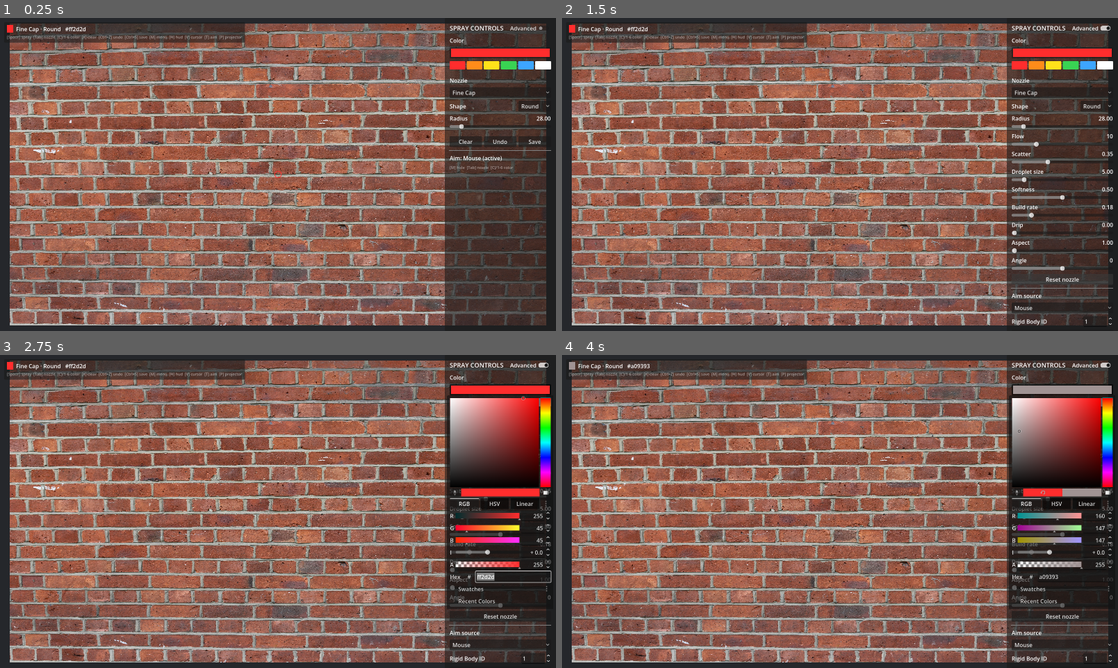
Above: before the commit, frames 1-4 (two rows, left to right).
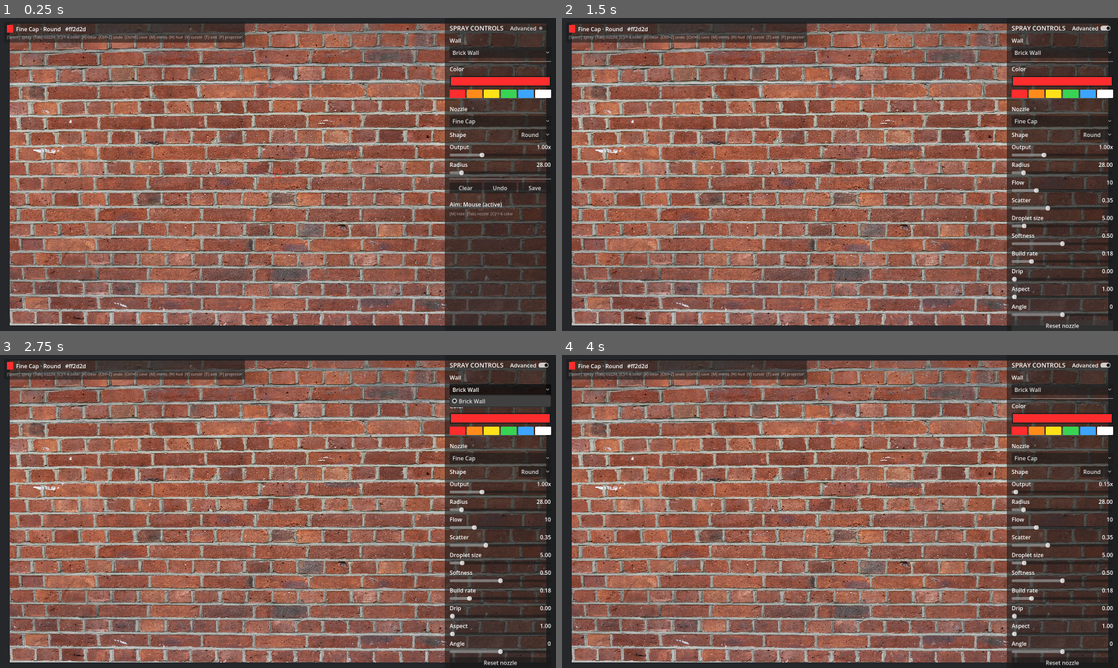
Above: after the commit, the same moments.

Repository: skynab/Brick-Wall-Spray-Paint
Game: Godot game, scene res://main.tscn
The game is run twice, just before and just after one commit, with the same random seed, the same clock (stepped at 60 frames per second) and the same inputs.
Inputs (mouse positions are in pixels of both pictures, inside the frame that each line leads up to):
- Up to frame 1 (0.25 s): no input
- Up to frame 2 (1.5 s): click "Advanced" at 0.5 s; click "Reset nozzle" at 1.25 s
- Up to frame 3 (2.75 s): click (500, 389) at 2 s, where only the run after the commit has a clickable "Brick Wall"
- Up to frame 4 (4 s): click (1017, 492) at 2.77 s; click (1017, 430) at 3.52 s

The runs differ from the first frame. In frame 1, 4.4% of the frame differs, in the area x 80-100%, y 6-64%; in frame 2, 6.3%; in frame 3, 13%; in frame 4, 13%, in the area x 1-100%, y 2-100%.

Commit message:
Limited background features

Diff:
--- a/scripts/app.gd
+++ b/scripts/app.gd
@@ -31,6 +31,14 @@
 # Proximity auto-spray trigger.
 var _proximity_enabled := false
 var _proximity_threshold := AppConfig.PROXIMITY_DEFAULT_THRESHOLD
+
+# Wall clearing.
+##   MANUAL — only clears on the Clear button / [X].
+##   TIMER  — also auto-clears every `_clear_interval` seconds.
+enum ClearMode { MANUAL, TIMER }
+var _clear_mode := ClearMode.MANUAL
+var _clear_interval := 100.0
+var _clear_elapsed := 0.0
 
 
 func _ready() -> void:
@@ -50,7 +58,12 @@
 		_menu.aim_asset_id_changed.connect(_on_asset_id_changed)
 		_menu.proximity_toggled.connect(func(on): _proximity_enabled = on)
 		_menu.proximity_threshold_changed.connect(func(v): _proximity_threshold = v)
+		_menu.clear_mode_changed.connect(_on_clear_mode_changed)
+		_menu.clear_interval_changed.connect(func(v): _clear_interval = v)
+		_menu.wall_selected.connect(_on_wall_selected)
+		_menu.vignette_changed.connect(_on_vignette_changed)
 		_menu.set_aim_sources(_aim_labels(), _aim_index)
+		_populate_walls()
 	_update_aim_status()
 	_report_state()
 
@@ -77,10 +90,11 @@
 	return _aim_sources[_aim_index]
 
 
-func _process(_delta: float) -> void:
+func _process(delta: float) -> void:
 	_handle_actions()
 	_handle_spray()
 	_update_cursor()
+	_update_clear_timer(delta)
 	# Keep the tracker's connection state visible while it's the active source.
 	if _active_aim() == _tracker:
 		_update_aim_status()
@@ -209,9 +223,64 @@
 
 
 func _on_menu_clear() -> void:
+	_clear_wall("Wall cleared")
+
+
+# --- Wall background --------------------------------------------------------
+
+func _populate_walls() -> void:
+	if _menu == null or _wall == null:
+		return
+	var walls := WallLibrary.list_walls()
+	var current := 0
+	var active := _wall.current_brick_path()
+	for i in walls.size():
+		if String(walls[i].get("path", "")) == active:
+			current = i
+			break
+	_menu.set_walls(walls, current)
+
+
+func _on_wall_selected(path: String) -> void:
+	if _wall != null:
+		_wall.set_brick_texture(path)
+		print("Wall -> %s" % path)
+
+
+func _on_vignette_changed(strength: float, extent: float, softness: float) -> void:
+	if _wall != null:
+		_wall.set_vignette(strength, extent, softness)
+
+
+## Clear the wall, snapshotting first so it can be undone, and reset the
+## auto-clear countdown so a manual clear restarts the timer.
+func _clear_wall(reason: String) -> void:
+	if _paint == null:
+		return
 	_push_undo()
 	_paint.clear()
-	print("Wall cleared")
+	_clear_elapsed = 0.0
+	print(reason)
+
+
+# --- Auto-clear timer -------------------------------------------------------
+
+func _on_clear_mode_changed(mode: int) -> void:
+	_clear_mode = mode as ClearMode
+	_clear_elapsed = 0.0
+	if _menu != null and _clear_mode == ClearMode.MANUAL:
+		_menu.set_clear_status("")
+
+
+func _update_clear_timer(delta: float) -> void:
+	if _paint == null or _clear_mode != ClearMode.TIMER:
+		return
+	_clear_elapsed += delta
+	if _clear_elapsed >= _clear_interval:
+		_clear_wall("Auto-cleared (timer)")
+	if _menu != null:
+		var remaining := maxf(0.0, _clear_interval - _clear_elapsed)
+		_menu.set_clear_status("Clears in %ds" % int(ceil(remaining)))
 
 
 func _sync_menu() -> void:
--- a/scripts/config.gd
+++ b/scripts/config.gd
@@ -10,6 +10,14 @@
 # --- Spray feathering ---
 ## Normalized cone distance where droplet opacity starts fading toward the rim.
 const SPRAY_EDGE_START := 0.65
+
+# --- Vignette (darkens the brick toward the edges, under the paint) ---
+## Peak darkening at the corners, 0 = off. Off by default; the operator dials it in.
+const VIGNETTE_STRENGTH := 0.0
+## Normalized radius (0 = centre, 1 = corner) where darkening begins.
+const VIGNETTE_EXTENT := 0.7
+## Width of the fade from clear to full darkening.
+const VIGNETTE_SOFTNESS := 0.4
 
 # --- Drips ---
 const MAX_ACTIVE_DRIPS := 64
--- a/scripts/spray_tool.gd
+++ b/scripts/spray_tool.gd
@@ -31,6 +31,11 @@
 ## set to an arbitrary color from the menu's color picker.
 var active_color: Color = Color.WHITE
 
+## Master spray-rate multiplier ("how fast the paint comes out"), applied on top
+## of the active nozzle's flow. 1.0 = the nozzle's native rate. Global so it
+## persists across nozzle changes, like turning the can's pressure up or down.
+var output_rate: float = 1.0
+
 # Dwell tracking for heavy-buildup drips.
 var _last_center: Vector2 = Vector2.ZERO
 var _dwell: int = 0
@@ -95,8 +100,9 @@
 	var center := Vector2(center_uv.x * float(res.x - 1), center_uv.y * float(res.y - 1))
 	var spread := noz.radius_px * lerpf(0.15, 1.0, clampf(noz.scatter, 0.0, 1.0))
 	var rot := deg_to_rad(noz.angle)
-
-	for i in noz.flow:
+	var flow := maxi(1, int(round(noz.flow * output_rate)))
+
+	for i in flow:
 		# Shape the footprint in unit space, scale to the cone, then orient it.
 		var s := _sample_offset(noz.shape, maxf(noz.aspect, 1.0))
 		var off: Vector2 = s.pos
@@ -151,7 +157,7 @@
 ## Seed a drip when the spray lingers over one spot (heavy build-up). The drip
 ## starts at a random point inside the footprint so wide/line shapes drip across
 ## their whole width, not just from the centre.
-func _update_dwell_drips(paint_layer: PaintLayer, center: Vector2, center_uv: Vector2, col: Color, noz: Nozzle) -> void:
+func _update_dwell_drips(paint_layer: PaintLayer, center: Vector2, _center_uv: Vector2, col: Color, noz: Nozzle) -> void:
 	if center.distance_to(_last_center) < noz.radius_px * 0.5:
 		_dwell += 1
 	else:
--- a/scripts/ui/side_menu.gd
+++ b/scripts/ui/side_menu.gd
@@ -12,6 +12,10 @@
 ## Emitted when the menu changes the active nozzle or color, so the app can
 ## refresh other views (e.g. the HUD).
 signal tool_changed
+## Emitted when the user picks a different brick-wall background.
+signal wall_selected(path: String)
+## Emitted when any vignette control changes (carries all three current values).
+signal vignette_changed(strength: float, extent: float, softness: float)
 ## Emitted when the user picks a different aim source.
 signal aim_source_selected(index: int)
 ## Tracker controls.
@@ -19,6 +23,9 @@
 signal calibrate_requested
 signal proximity_toggled(enabled: bool)
 signal proximity_threshold_changed(value: float)
+## Wall auto-clear controls.
+signal clear_mode_changed(mode: int)
+signal clear_interval_changed(seconds: float)
 
 const PANEL_WIDTH := 320.0
 const SLIDE_TIME := 0.22
@@ -45,8 +52,16 @@
 
 var _panel: PanelContainer
 var _color_btn: ColorPickerButton
+var _wall_opt: OptionButton
+var _wall_paths: PackedStringArray = PackedStringArray()
 var _nozzle_opt: OptionButton
 var _shape_opt: OptionButton
+var _output_slider: HSlider
+var _output_label: Label
+var _clear_interval_label: Label
+var _clear_status: Label
+var _vig_sliders: Dictionary = {}       # key -> HSlider
+var _vig_labels: Dictionary = {}        # key -> Label
 var _aim_opt: OptionButton
 var _prox_value: Label
 var _status: Label
@@ -86,12 +101,35 @@
 	_color_btn.color = _spray.current_color()
 	if _shape_opt != null:
 		_shape_opt.select(int(_spray.current_nozzle().shape))
+	if _output_slider != null:
+		_output_slider.set_value_no_signal(_spray.output_rate)
+		_output_label.text = "%.2fx" % _spray.output_rate
 	_sync_sliders()
 
 
 func set_status(text: String) -> void:
 	if _status != null:
 		_status.text = text
+
+
+## Update the auto-clear countdown line (driven by the app each frame).
+func set_clear_status(text: String) -> void:
+	if _clear_status != null:
+		_clear_status.text = text
+
+
+## Populate the wall-background dropdown. `walls` is an ordered list of
+## { name, path } dictionaries (from WallLibrary); `current` is the selected row.
+func set_walls(walls: Array, current: int) -> void:
+	if _wall_opt == null:
+		return
+	_wall_opt.clear()
+	_wall_paths = PackedStringArray()
+	for w in walls:
+		_wall_opt.add_item(String(w.get("name", "Wall")))
+		_wall_paths.append(String(w.get("path", "")))
+	if current >= 0 and current < _wall_paths.size():
+		_wall_opt.select(current)
 
 
 ## Populate the aim-source dropdown and select the active one.
@@ -156,6 +194,14 @@
 	title_row.add_child(_advanced_check)
 	vbox.add_child(title_row)
 
+	# Wall background section (Simple)
+	vbox.add_child(_make_label("Wall"))
+	_wall_opt = OptionButton.new()
+	_wall_opt.item_selected.connect(_on_wall_selected)
+	vbox.add_child(_wall_opt)
+
+	vbox.add_child(HSeparator.new())
+
 	# Color section (Simple)
 	vbox.add_child(_make_label("Color"))
 	_color_btn = ColorPickerButton.new()
@@ -184,6 +230,25 @@
 	shape_row.add_child(_shape_opt)
 	vbox.add_child(shape_row)
 
+	# Output rate (Simple): master "how fast the paint comes out" multiplier.
+	var out_box := VBoxContainer.new()
+	var out_header := HBoxContainer.new()
+	var out_name := Label.new()
+	out_name.text = "Output"
+	out_name.size_flags_horizontal = Control.SIZE_EXPAND_FILL
+	_output_label = Label.new()
+	_output_label.horizontal_alignment = HORIZONTAL_ALIGNMENT_RIGHT
+	out_header.add_child(out_name)
+	out_header.add_child(_output_label)
+	out_box.add_child(out_header)
+	_output_slider = HSlider.new()
+	_output_slider.min_value = 0.1
+	_output_slider.max_value = 3.0
+	_output_slider.step = 0.05
+	_output_slider.value_changed.connect(_on_output_changed)
+	out_box.add_child(_output_slider)
+	vbox.add_child(out_box)
+
 	for spec in SLIDER_SPECS:
 		var row := _make_slider_row(spec)
 		vbox.add_child(row)
@@ -194,6 +259,16 @@
 	var reset_btn := _make_action_button("Reset nozzle", _on_reset_pressed)
 	vbox.add_child(reset_btn)
 	_advanced_nodes.append(reset_btn)
+
+	# Auto-clear section (Advanced).
+	var clear_box := _build_clear_section()
+	vbox.add_child(clear_box)
+	_advanced_nodes.append(clear_box)
+
+	# Vignette section (Advanced).
+	var vig_box := _build_vignette_section()
+	vbox.add_child(vig_box)
+	_advanced_nodes.append(vig_box)
 
 	# Aim source + tracker section (Advanced).
 	var tracker_box := _build_tracker_section()
@@ -220,6 +295,89 @@
 	hint.add_theme_font_size_override("font_size", 11)
 	hint.modulate = Color(1, 1, 1, 0.5)
 	vbox.add_child(hint)
+
+
+## Build the wall auto-clear block (mode + interval + countdown).
+func _build_clear_section() -> VBoxContainer:
+	var box := VBoxContainer.new()
+	box.add_theme_constant_override("separation", 6)
+
+	box.add_child(HSeparator.new())
+	box.add_child(_make_label("Auto-clear"))
+
+	var mode_opt := OptionButton.new()
+	mode_opt.add_item("Manual")   # index 0 -> ClearMode.MANUAL
+	mode_opt.add_item("Timer")    # index 1 -> ClearMode.TIMER
+	mode_opt.item_selected.connect(func(i): clear_mode_changed.emit(i))
+	box.add_child(mode_opt)
+
+	var int_header := HBoxContainer.new()
+	var int_name := Label.new()
+	int_name.text = "Interval"
+	int_name.size_flags_horizontal = Control.SIZE_EXPAND_FILL
+	_clear_interval_label = Label.new()
+	_clear_interval_label.horizontal_alignment = HORIZONTAL_ALIGNMENT_RIGHT
+	_clear_interval_label.text = "100s"
+	int_header.add_child(int_name)
+	int_header.add_child(_clear_interval_label)
+	box.add_child(int_header)
+
+	var int_slider := HSlider.new()
+	int_slider.min_value = 10.0
+	int_slider.max_value = 600.0
+	int_slider.step = 5.0
+	int_slider.value = 100.0
+	int_slider.value_changed.connect(_on_clear_interval_changed)
+	box.add_child(int_slider)
+
+	_clear_status = _make_label("")
+	_clear_status.modulate = Color(1, 1, 1, 0.6)
+	box.add_child(_clear_status)
+
+	return box
+
+
+## Build the vignette block (strength / extent / softness), darkening the brick
+## toward the edges. (property key, label, min, max, step, default)
+## Defaults mirror AppConfig.VIGNETTE_* (kept as literals so this stays a const).
+const VIGNETTE_SPECS := [
+	["strength", "Strength", 0.0, 1.0, 0.01, 0.0],
+	["extent", "Extent", 0.0, 1.2, 0.01, 0.7],
+	["softness", "Softness", 0.01, 1.0, 0.01, 0.4],
+]
+
+
+func _build_vignette_section() -> VBoxContainer:
+	var box := VBoxContainer.new()
+	box.add_theme_constant_override("separation", 6)
+	box.add_child(HSeparator.new())
+	box.add_child(_make_label("Vignette"))
+
+	for spec in VIGNETTE_SPECS:
+		var key: String = spec[0]
+		var header := HBoxContainer.new()
+		var name_label := Label.new()
+		name_label.text = String(spec[1])
+		name_label.size_flags_horizontal = Control.SIZE_EXPAND_FILL
+		var value_label := Label.new()
+		value_label.horizontal_alignment = HORIZONTAL_ALIGNMENT_RIGHT
+		value_label.text = "%.2f" % float(spec[5])
+		header.add_child(name_label)
+		header.add_child(value_label)
+		box.add_child(header)
+
+		var slider := HSlider.new()
+		slider.min_value = spec[2]
+		slider.max_value = spec[3]
+		slider.step = spec[4]
+		slider.value = spec[5]
+		slider.value_changed.connect(_on_vignette_changed)
+		box.add_child(slider)
+
+		_vig_sliders[key] = slider
+		_vig_labels[key] = value_label
+
+	return box
 
 
 ## Build the aim-source / OptiTrack block as one collapsible container.
@@ -410,8 +568,32 @@
 func _on_shape_selected(idx: int) -> void:
 	if _spray == null:
 		return
-	_spray.current_nozzle().shape = idx
+	_spray.current_nozzle().shape = idx as Nozzle.Shape
 	tool_changed.emit()
+
+
+func _on_output_changed(v: float) -> void:
+	if _spray != null:
+		_spray.output_rate = v
+	if _output_label != null:
+		_output_label.text = "%.2fx" % v
+
+
+func _on_clear_interval_changed(v: float) -> void:
+	if _clear_interval_label != null:
+		_clear_interval_label.text = "%ds" % int(v)
+	clear_interval_changed.emit(v)
+
+
+func _on_vignette_changed(_v: float) -> void:
+	for key in _vig_sliders.keys():
+		var label: Label = _vig_labels[key]
+		label.text = "%.2f" % float(_vig_sliders[key].value)
+	vignette_changed.emit(
+		float(_vig_sliders["strength"].value),
+		float(_vig_sliders["extent"].value),
+		float(_vig_sliders["softness"].value),
+	)
 
 
 func _on_reset_pressed() -> void:
@@ -426,6 +608,11 @@
 	_advanced = on
 	_apply_advanced_visibility()
 	_save_prefs()
+
+
+func _on_wall_selected(idx: int) -> void:
+	if idx >= 0 and idx < _wall_paths.size():
+		wall_selected.emit(_wall_paths[idx])
 
 
 func _on_aim_selected(idx: int) -> void:
--- a/scripts/wall.gd
+++ b/scripts/wall.gd
@@ -20,6 +20,9 @@
 var _mesh: MeshInstance3D
 var _quad_size: Vector2 = Vector2.ONE
 var _paint: PaintLayer
+var _material: ShaderMaterial
+## Path of the brick image currently shown (selectable at runtime).
+var _brick_path: String = BRICK_TEXTURE_PATH
 
 
 func _ready() -> void:
@@ -38,14 +41,12 @@
 	_paint.setup(paint_resolution)
 
 	# Composite brick + paint via the wall shader.
-	var brick_tex := load(BRICK_TEXTURE_PATH)
-	if brick_tex == null:
-		push_warning("Brick texture not found at %s — open the project in the editor once so it imports." % BRICK_TEXTURE_PATH)
-	var mat := ShaderMaterial.new()
-	mat.shader = load(WALL_SHADER_PATH)
-	mat.set_shader_parameter("brick_tex", brick_tex)
-	mat.set_shader_parameter("paint_tex", _paint.texture)
-	_mesh.material_override = mat
+	_material = ShaderMaterial.new()
+	_material.shader = load(WALL_SHADER_PATH)
+	_material.set_shader_parameter("paint_tex", _paint.texture)
+	_mesh.material_override = _material
+	set_brick_texture(_brick_path)
+	set_vignette(AppConfig.VIGNETTE_STRENGTH, AppConfig.VIGNETTE_EXTENT, AppConfig.VIGNETTE_SOFTNESS)
 
 
 ## The paint accumulation layer for this wall.
@@ -53,13 +54,63 @@
 	return _paint
 
 
+## Swap the brick background image at runtime. Paint is unaffected (it lives in
+## a separate layer composited on top). `path` may be an imported res:// resource
+## or an absolute file path (external image loaded at runtime).
+func set_brick_texture(path: String) -> void:
+	var tex := _load_texture(path)
+	if tex == null:
+		push_warning("Could not load brick texture at %s" % path)
+		return
+	_brick_path = path
+	if _material != null:
+		_material.set_shader_parameter("brick_tex", tex)
+
+
+## Path of the brick image currently displayed.
+func current_brick_path() -> String:
+	return _brick_path
+
+
+## Set the vignette that darkens the brick toward the edges (under the paint).
+##   strength : peak corner darkening, 0 = off.
+##   extent   : normalized radius (0 centre .. 1 corner) where the fade begins.
+##   softness : width of the fade.
+func set_vignette(strength: float, extent: float, softness: float) -> void:
+	if _material == null:
+		return
+	_material.set_shader_parameter("vignette_strength", strength)
+	_material.set_shader_parameter("vignette_extent", extent)
+	_material.set_shader_parameter("vignette_softness", maxf(0.01, softness))
+
+
+func _is_resource_path(path: String) -> bool:
+	return path.begins_with("res://") or path.begins_with("user://")
+
+
+func _load_texture(path: String) -> Texture2D:
+	if _is_resource_path(path):
+		return load(path) as Texture2D
+	# External file beside the .exe: not imported, so load the raw image.
+	var img := Image.load_from_file(path)
+	if img == null:
+		return null
+	return ImageTexture.create_from_image(img)
+
+
+## The current brick image as an Image (for compositing / saving).
+func _brick_image() -> Image:
+	if _is_resource_path(_brick_path):
+		var t := load(_brick_path) as Texture2D
+		return t.get_image() if t != null else null
+	return Image.load_from_file(_brick_path)
+
+
 ## Build a flattened image of the wall as displayed: brick photo with the paint
 ## composited on top, at the paint resolution. Used for "save PNG".
 func composite_to_image() -> Image:
-	var brick_tex := load(BRICK_TEXTURE_PATH) as Texture2D
-	var img: Image
-	if brick_tex != null:
-		img = brick_tex.get_image()
+	var img := _brick_image()
+	if img != null:
 		img.resize(paint_resolution.x, paint_resolution.y)
 		img.convert(Image.FORMAT_RGBA8)
 	else:
--- /dev/null
+++ b/scripts/wall_library.gd
@@ -0,0 +1,78 @@
+extends RefCounted
+class_name WallLibrary
+
+## Discovers the available brick-wall background images. Designed to be reliable
+## in an exported .exe, where listing res:// at runtime does NOT work.
+##
+## Three sources, in display order:
+##   1. The built-in default (res://assets/brick_wall.jpg) — always present.
+##   2. Bundled extras — compiled into BUNDLED_WALLS so they survive export.
+##      (In the editor we also auto-discover res://assets/walls/ for convenience.)
+##   3. External images — a "walls" folder placed next to the executable, scanned
+##      and loaded at runtime. This is the drop-in path for an exported build:
+##      add images beside the .exe, no rebuild needed.
+
+const DEFAULT_WALL := "res://assets/brick_wall.jpg"
+const BUNDLED_DIR := "res://assets/walls"
+## Extra images shipped inside the build. Add a line here whenever a new image
+## is committed to assets/walls/ so it appears in exported builds too.
+const BUNDLED_WALLS: Array[String] = [
+]
+const IMAGE_EXTS := ["jpg", "jpeg", "png", "webp"]
+
+
+## Absolute path of the external drop-in folder next to the executable.
+static func external_dir() -> String:
+	return OS.get_executable_path().get_base_dir().path_join("walls")
+
+
+## Ordered list of selectable walls as { name, path } dictionaries. Paths that
+## start with res:// are imported resources; anything else is an absolute file
+## path loaded at runtime (see BrickWall.set_brick_texture).
+static func list_walls() -> Array[Dictionary]:
+	var out: Array[Dictionary] = []
+	var seen := {}
+	for p in _all_paths():
+		if seen.has(p):
+			continue
+		seen[p] = true
+		out.append({"name": _pretty_name(p), "path": p})
+	return out
+
+
+static func _all_paths() -> PackedStringArray:
+	var paths := PackedStringArray()
+	paths.append(DEFAULT_WALL)
+	for p in BUNDLED_WALLS:
+		paths.append(p)
+	# Editor-only convenience: auto-discover images dropped into the bundled
+	# folder without having to also list them in BUNDLED_WALLS.
+	if OS.has_feature("editor"):
+		_scan_into(BUNDLED_DIR, paths)
+	# External folder beside the .exe (the export drop-in workflow).
+	_scan_into(external_dir(), paths)
+	return paths
+
+
+## Append image files found directly inside `dir` to `paths` (sorted).
+static func _scan_into(dir_path: String, paths: PackedStringArray) -> void:
+	var dir := DirAccess.open(dir_path)
+	if dir == null:
+		return
+	var found := PackedStringArray()
+	dir.list_dir_begin()
+	var f := dir.get_next()
+	while f != "":
+		if not dir.current_is_dir() and IMAGE_EXTS.has(f.get_extension().to_lower()):
+			found.append(dir_path.path_join(f))
+		f = dir.get_next()
+	dir.list_dir_end()
+	found.sort()
+	for p in found:
+		paths.append(p)
+
+
+## Turn a path into a friendly label, e.g. "red_brick-01.jpg" -> "Red Brick 01".
+static func _pretty_name(path: String) -> String:
+	var base := path.get_file().get_basename()
+	return base.replace("_", " ").replace("-", " ").strip_edges().capitalize()
--- a/shaders/wall_paint.gdshader
+++ b/shaders/wall_paint.gdshader
@@ -5,9 +5,21 @@
 uniform sampler2D brick_tex : source_color, filter_linear_mipmap;
 uniform sampler2D paint_tex : source_color, filter_linear;
 
+// Vignette: darkens the brick toward the edges, *under* the paint so painted
+// marks stay vivid. strength 0 = off.
+uniform float vignette_strength : hint_range(0.0, 1.0) = 0.0;
+uniform float vignette_extent : hint_range(0.0, 1.5) = 0.7;
+uniform float vignette_softness : hint_range(0.01, 1.0) = 0.4;
+
 void fragment() {
 	vec4 brick = texture(brick_tex, UV);
 	vec4 paint = texture(paint_tex, UV);
-	// Alpha-over: paint sits on top of the brick by its accumulated alpha.
-	ALBEDO = mix(brick.rgb, paint.rgb, paint.a);
+
+	// Radial darkening: 0 at centre, ~1 at the corners.
+	float dist = distance(UV, vec2(0.5)) * 1.41421356;
+	float vig = smoothstep(vignette_extent, vignette_extent + vignette_softness, dist);
+	vec3 brick_rgb = brick.rgb * (1.0 - vig * vignette_strength);
+
+	// Alpha-over: paint sits on top of the (vignetted) brick by its alpha.
+	ALBEDO = mix(brick_rgb, paint.rgb, paint.a);
 }
Not shown, added: icon.svg.import
Not shown, added: scripts/ui/spray_cursor.gd.uid
Not shown, added: scripts/wall_library.gd.uid
Not shown, added: assets/walls/README.md
